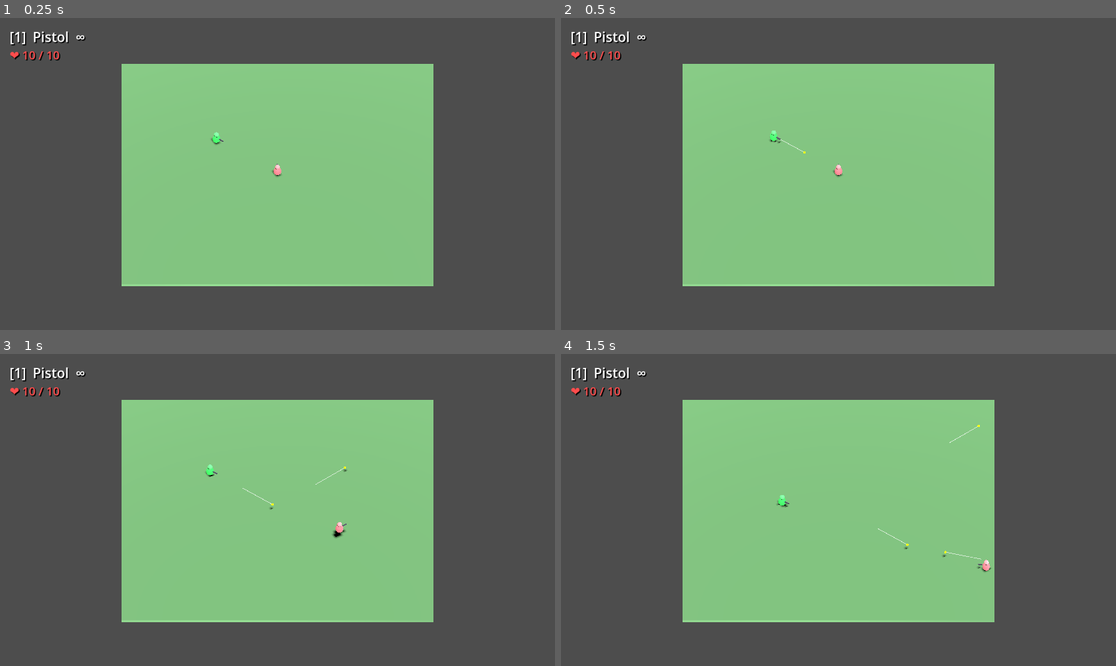
Above: before the commit, frames 1-4 (two rows, left to right).
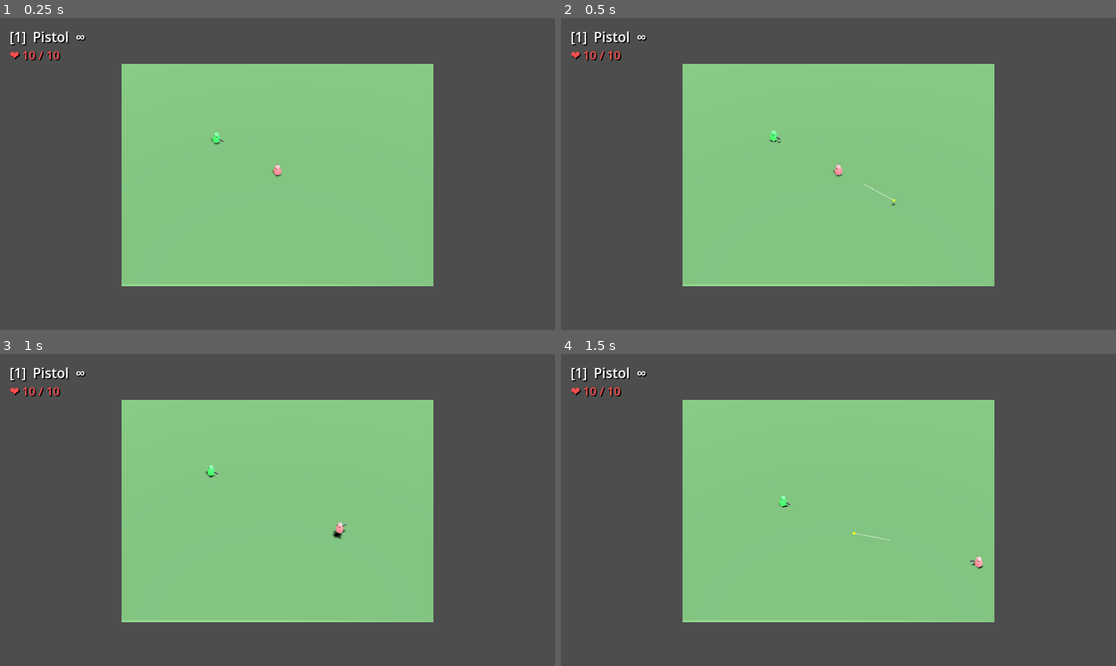
Above: after the commit, the same moments.

Repository: Dearaurora/ChaosGun-Portfolio
Game: Godot game, scene res://scenes/maps/demo_arena.tscn
Two runs of this game, one before a commit and one after it. Both use one fixed random seed, a clock stepped at 60 frames per second and the inputs below.
Inputs (mouse positions are in pixels of both pictures, inside the frame that each line leads up to):
- Up to frame 1 (0.25 s): no input
- Up to frame 2 (0.5 s): no input
- Up to frame 3 (1 s): tap Enter at 0.5 s; move the mouse to (399, 494) at 0.52 s; press the mouse at (399, 494) at 0.53 s; hold D (move_right) from 0.53 s (still down); tap Space (jump) at 0.77 s
- Up to frame 4 (1.5 s): move the mouse to (727, 525) at 1.27 s; release D (move_right) at 1.28 s; release the mouse at (727, 525) at 1.28 s; hold S (move_backward) from 1.28 s (still down); click (727, 525) at 1.35 s

Frame 1 is identical in both runs. In frame 2, less than 0.1% of the frame differs, in the area x 39-61%, y 38-61%; in frame 3, less than 0.1%; in frame 4, 0.2%, in the area x 38-78%, y 22-70%.

Commit message:
子弹速度自定义

Diff:
--- a/scripts/globals/game_config.gd
+++ b/scripts/globals/game_config.gd
@@ -7,12 +7,12 @@
 # 地图参数
 @export_group("地图")
 @export var map_half_size: float = 50.0
-@export var fall_threshold: float = -60.0
+@export var fall_threshold: float = -120.0
 
 # 生命与复活系统
 @export_group("生命与复活")
 @export var default_lives: int = 10
-@export var respawn_delay: float = 1.0
+@export var respawn_delay: float = 0.0
 @export var invincible_duration: float = 3.0
 @export var respawn_points: Array[Vector3] = [
 	Vector3(25, 0.5, 25),
@@ -36,3 +36,8 @@
 @export var character_gravity_scale: float = 8
 @export var character_jump_impulse: float = 20.0
 @export var character_air_control_multiplier: float = 0.2
+
+# 战斗数值倍数
+@export_group("战斗调整")
+@export var bullet_speed_multiplier: float = 5.0
+@export var knockback_multiplier: float = 1.0
--- a/scripts/weapons/weapon.gd
+++ b/scripts/weapons/weapon.gd
@@ -39,8 +39,8 @@
 	proj.global_position = fire_point.global_position
 	proj.look_at(proj.global_position + final_dir)
 	proj.direction = final_dir
-	proj.speed = weapon_data.bullet_speed
-	proj.knockback_power = weapon_data.knockback_power
+	proj.speed = weapon_data.bullet_speed * GameConfig.bullet_speed_multiplier
+	proj.knockback_power = weapon_data.knockback_power * GameConfig.knockback_multiplier
 	proj.lifetime = weapon_data.bullet_lifetime
 	proj.shooter = shooter
 
